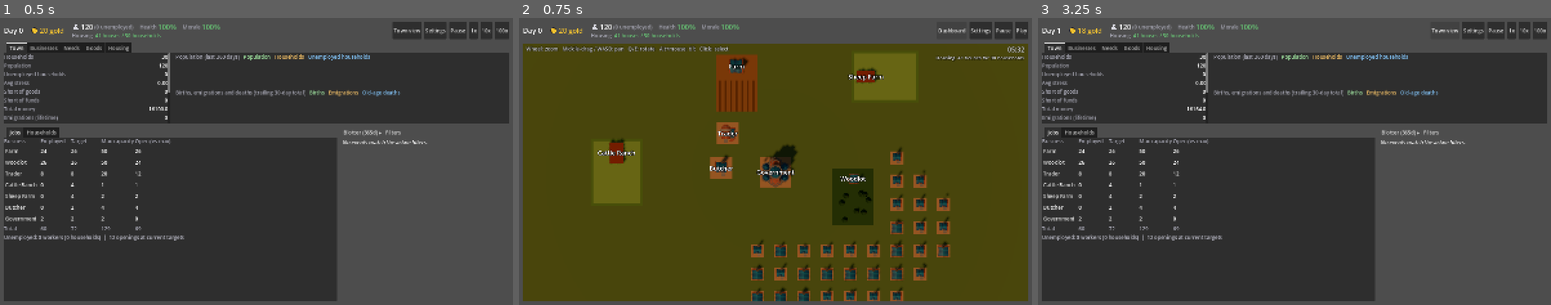
Above: before the commit, frames 1-3 (left to right).
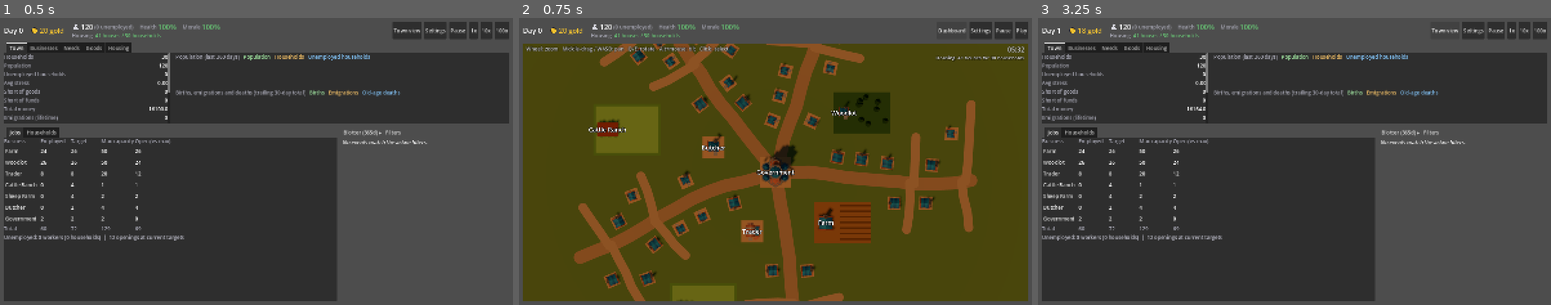
Above: after the commit, the same moments.

Repository: forsman5/sitka
Game: Godot game, scene res://scenes/sim/he_dashboard.tscn
Same seed, same stepped clock (60 frames per second), same inputs: the game is played once before the commit and once after it. This scene is started directly instead of the project's main scene.
Inputs:
- Up to frame 1 (0.5 s): no input
- Up to frame 2 (0.75 s): click "Town view" at 0.5 s
- Up to frame 3 (3.25 s): click "Play" at 1.25 s; click "Play" at 2 s; click "Dashboard" at 2.75 s

Frame 1 is identical in both runs. In frame 2, 28% of the frame differs, in the area x 10-90%, y 8-99%; in frame 3, nothing differs.

Commit message:
Town view: road network and road-frontage house placement
Spokes from the civic anchor plus lanes, drawn as ribbons. Houses take
lots along the road frontage, nearest the civic anchor first, rotated to
face the road. Footprint checks are now oriented rects (SAT), so any yaw
works. Roads only grow: when no lot is left, new lanes are added that
avoid existing sites. Businesses keep their zone candidates but clear
the roads.

Co-Authored-By: Claude Sonnet 5.5 <noreply@anthropic.com>

Diff:
--- a/scripts/sim/household_economy/he_town_layout.gd
+++ b/scripts/sim/household_economy/he_town_layout.gd
@@ -9,8 +9,9 @@
 ## on the civic anchor (0, 0), bounded by +/-HALF_EXTENT. A consumer maps
 ## (x, y) to its own ground (x, height(x, y), y) with whatever transform and
 ## terrain sampling it needs; `footprint` is the unrotated size in the same
-## units and `rotation` a yaw in radians (always a multiple of PI/2, so a
-## footprint is an axis-aligned rect, see site_rect()).
+## units and `rotation` a yaw in radians. Businesses sit at multiples of
+## PI/2; houses face the lane they front and take any yaw. site_rect() is the
+## axis-aligned bounds of the rotated footprint, site_contains() the exact test.
 ##
 ## Rules:
 ## - The starting layout is a pure function of the scenario key, settlement id
@@ -23,11 +24,19 @@
 ##   first candidate that clears every existing footprint by SITE_SPACING, so
 ##   later additions never rearrange earlier ones.
 ## - Site 0 is the civic anchor, reserved for the government.
+## - Roads are data too: a seeded graph (spokes from the civic anchor, lanes
+##   branching off them) built at construction. It only ever grows: when no
+##   house lot is left, new lanes are added (seeded, never through an existing
+##   site), and no road is moved or removed. Businesses keep to their zone
+##   candidates but must clear the roads; houses take lots along the road
+##   frontage, nearest the civic anchor first, facing the road. Roads store no
+##   occupancy; a house site records its `road_id`.
 ## - Occupants come in two kinds with separate id spaces: a business
 ##   (`business_id`, from get_business_reports) or a house (`dwelling_id`, from
 ##   get_dwelling_reports). A site holds at most one; key an occupant by
 ##   (type_key, id). Houses never fail, so a house site is never vacated or
-##   reused, and houses are allocated only in the residential zone.
+##   reused, and houses are allocated only in the residential zone (road
+##   frontage).
 
 const CIVIC_SITE_ID := 0
 const NO_BUSINESS := -1
@@ -54,10 +63,50 @@
 	ZONE_TOWN: {"footprint": Vector2(10.0, 10.0), "radius": Vector2(13.0, 26.0)},
 	ZONE_FIELD: {"footprint": Vector2(22.0, 16.0), "radius": Vector2(28.0, 48.0)},
 	ZONE_PASTURE: {"footprint": Vector2(26.0, 20.0), "radius": Vector2(46.0, 66.0)},
-	# A lattice (`pitch` apart, so houses sit SITE_SPACING from each other) over
-	# the annulus `radius`, filled outward from a seeded `heart_radius` point.
-	ZONE_HOUSING: {"footprint": Vector2(6.0, 6.0), "radius": Vector2(30.0, 74.0), "pitch": 9.0, "heart_radius": 46.0},
+	# Lots along the road frontage (see _make_housing_candidates); no radius band.
+	ZONE_HOUSING: {"footprint": Vector2(6.0, 6.0)},
 }
+
+## Road network. Spokes leave the civic anchor at seeded angles; lanes branch
+## off each spoke at the arc distances in LANE_JUNCTIONS (`sides`: which sides
+## of the spoke get a lane; `alternate`: one side, flipping per spoke).
+const ROAD_SPOKE_COUNT := 5
+const ROAD_SPOKE_START := 6.0
+const ROAD_STEP := 7.0
+const ROAD_MAX_POINTS := 14
+const MAIN_ROAD_WIDTH := 5.0
+const LANE_WIDTH := 3.5
+const LANE_STEP := 6.0
+const LANE_JUNCTIONS := [
+	{"at": 26.0, "sides": [1, -1], "length": 30.0},
+	{"at": 46.0, "sides": [1, -1], "length": 30.0},
+	{"at": 66.0, "sides": [1, -1], "length": 30.0},
+]
+## A lane is cut to half the chord between neighbouring spokes at its junction,
+## less this, so lanes from adjacent spokes never run into each other.
+const LANE_SPOKE_GAP := 9.0
+## Shorter lanes are skipped: a stub too short to front a house just reads as a nub.
+const LANE_MIN_LENGTH := 12.0
+## Roads stay this far inside the town square.
+const ROAD_EDGE_MARGIN := 4.0
+## Clear gap a business keeps from a road ribbon; houses front it directly.
+const BUSINESS_ROAD_CLEARANCE := 1.5
+const HOUSE_SETBACK := 1.0
+## Spacing of candidate lots along a road. Finer than a house plus SITE_SPACING
+## on purpose: first-fit then slides past a blocked lot and packs the frontage.
+const HOUSE_LOT_PITCH := 5.0
+## Houses stay out of the civic plaza and its immediate surroundings.
+const HOUSE_MIN_RADIUS := 20.0
+## Growth: lanes added per step when house lots run out, tries per step, and
+## steps tried for one house before it is reported unplaced.
+const GROWTH_LANES_PER_STEP := 3
+const GROWTH_ATTEMPTS := 40
+const GROWTH_STEPS_PER_HOUSE := 4
+const GROWTH_LANE_LENGTH := Vector2(16.0, 26.0)
+## A new lane keeps this far from any existing site.
+const GROWTH_SITE_CLEARANCE := 1.0
+## Chance a growth lane continues its parent past the end instead of branching.
+const GROWTH_EXTEND_CHANCE := 0.3
 ## Where a zone's allocation spills when its own candidates run out.
 const FALLBACK_ORDER := {
 	ZONE_TOWN: [ZONE_TOWN, ZONE_FIELD, ZONE_PASTURE],
@@ -81,6 +130,10 @@
 var settlement_id: int = -1
 
 var _sites: Array[Dictionary] = []
+var _roads: Array[Dictionary] = [] # {"road_id", "class", "width", "points": PackedVector2Array, "parent"}
+var _road_segments: Array[Dictionary] = [] # {"center", "half", "rotation", "road_id"}: oriented ribbon rects
+var _seed_text: String = ""
+var _growth_steps: int = 0
 var _candidates: Dictionary = {} # zone -> Array of {"position": Vector2, "rotation": float}
 var _unplaced: Array[int] = []
 var _unplaced_dwellings: Array[int] = []
@@ -98,7 +151,10 @@
 	var seed_text := "%s|%d|%s" % [scenario_key, settlement_id, ",".join(starting_ids.map(str))]
 	for zone in [ZONE_TOWN, ZONE_FIELD, ZONE_PASTURE]:
 		_candidates[zone] = _make_candidates(zone, seed_text)
-	_candidates[ZONE_HOUSING] = _make_housing_candidates(seed_text)
+	_seed_text = seed_text
+	_roads = _make_roads(seed_text)
+	_road_segments = _segments_of(_roads)
+	_candidates[ZONE_HOUSING] = _make_housing_candidates(seed_text, _roads)
 	_sites.append({
 		"site_id": CIVIC_SITE_ID,
 		"settlement_id": settlement_id,
@@ -106,6 +162,7 @@
 		"rotation": 0.0,
 		"footprint": ZONE_SPECS[ZONE_CIVIC]["footprint"],
 		"zone": ZONE_CIVIC,
+		"road_id": -1,
 		"business_id": NO_BUSINESS,
 		"dwelling_id": NO_BUSINESS,
 		"type_key": "",
@@ -188,6 +245,10 @@
 	_unplaced_dwellings.clear()
 	for dwelling_id in new_houses:
 		var site_index := _allocate_from([ZONE_HOUSING])
+		var growth := 0
+		while site_index == -1 and growth < GROWTH_STEPS_PER_HOUSE and _grow_roads():
+			growth += 1
+			site_index = _allocate_from([ZONE_HOUSING])
 		if site_index == -1:
 			_unplaced_dwellings.append(dwelling_id)
 			continue
@@ -235,9 +296,25 @@
 			return site.duplicate()
 	return {}
 
-## Footprint rect in town coordinates, with the 90 degree rotation applied.
+## Axis-aligned bounds of the site's rotated footprint, in town coordinates.
 func site_rect(site: Dictionary) -> Rect2:
 	return _rect_for(site["position"], site["footprint"], site["rotation"])
+
+## Whether `point` lies inside the site's rotated footprint.
+func site_contains(site: Dictionary, point: Vector2) -> bool:
+	var local: Vector2 = (point - site["position"]).rotated(-float(site["rotation"]))
+	var half: Vector2 = (site["footprint"] as Vector2) * 0.5
+	return absf(local.x) <= half.x and absf(local.y) <= half.y
+
+func road_count() -> int:
+	return _roads.size()
+
+## The road network: {road_id, class ("main"/"lane"), width, points, parent}.
+func get_roads() -> Array[Dictionary]:
+	var out: Array[Dictionary] = []
+	for road in _roads:
+		out.append(road.duplicate())
+	return out
 
 # ---------------------------------------------------------------------------
 
@@ -260,9 +337,9 @@
 func _allocate_from(zones: Array) -> int:
 	for candidate_zone in zones:
 		var footprint: Vector2 = ZONE_SPECS[candidate_zone]["footprint"]
+		var clearance := 0.0 if candidate_zone == ZONE_HOUSING else BUSINESS_ROAD_CLEARANCE
 		for candidate in _candidates[candidate_zone]:
-			var rect := _rect_for(candidate["position"], footprint, candidate["rotation"])
-			if not _fits(rect):
+			if not _fits(candidate["position"], footprint, candidate["rotation"], clearance):
 				continue
 			_sites.append({
 				"site_id": _sites.size(),
@@ -271,6 +348,7 @@
 				"rotation": candidate["rotation"],
 				"footprint": footprint,
 				"zone": candidate_zone,
+				"road_id": int(candidate.get("road_id", -1)),
 				"business_id": NO_BUSINESS,
 				"dwelling_id": NO_BUSINESS,
 				"type_key": "",
@@ -280,41 +358,223 @@
 			return _sites.size() - 1
 	return -1
 
-func _fits(rect: Rect2) -> bool:
+## Whether a footprint at `center` yawed by `rotation` is inside the town,
+## SITE_SPACING clear of every site and `road_clearance` clear of every road.
+func _fits(center: Vector2, footprint: Vector2, rotation: float, road_clearance: float) -> bool:
 	var limit := Rect2(Vector2.ONE * -HALF_EXTENT, Vector2.ONE * HALF_EXTENT * 2.0)
-	if not limit.encloses(rect):
+	if not limit.encloses(_rect_for(center, footprint, rotation)):
 		return false
-	var padded := rect.grow(SITE_SPACING)
-	for site in _sites:
-		if padded.intersects(site_rect(site)):
+	var half := footprint * 0.5
+	var spaced := half + Vector2.ONE * SITE_SPACING
+	for site in _sites:
+		if _obb_overlap(center, spaced, rotation, site["position"], (site["footprint"] as Vector2) * 0.5, site["rotation"]):
+			return false
+	var cleared := half + Vector2.ONE * road_clearance
+	for segment in _road_segments:
+		if _obb_overlap(center, cleared, rotation, segment["center"], segment["half"], segment["rotation"]):
 			return false
 	return true
 
+## Axis-aligned bounds of a footprint rotated by `rotation`.
 static func _rect_for(center: Vector2, footprint: Vector2, rotation: float) -> Rect2:
-	var quarter_turns := int(round(rotation / (PI * 0.5)))
-	var size := footprint
-	if quarter_turns % 2 != 0:
-		size = Vector2(footprint.y, footprint.x)
-	return Rect2(center - size * 0.5, size)
-
-## Residential lattice candidates, nearest the seeded heart first.
-static func _make_housing_candidates(seed_text: String) -> Array:
-	var spec: Dictionary = ZONE_SPECS[ZONE_HOUSING]
-	var band: Vector2 = spec["radius"]
-	var pitch: float = spec["pitch"]
+	var half := footprint * 0.5
+	var c := absf(cos(rotation))
+	var s := absf(sin(rotation))
+	var extent := Vector2(c * half.x + s * half.y, s * half.x + c * half.y)
+	return Rect2(center - extent, extent * 2.0)
+
+## Separating-axis test for two oriented rects given as centre, half extents
+## and yaw. Touching edges do not overlap.
+static func _obb_overlap(c1: Vector2, h1: Vector2, r1: float, c2: Vector2, h2: Vector2, r2: float) -> bool:
+	var u1 := Vector2.from_angle(r1)
+	var v1 := Vector2(-u1.y, u1.x)
+	var u2 := Vector2.from_angle(r2)
+	var v2 := Vector2(-u2.y, u2.x)
+	var delta := c2 - c1
+	for axis in [u1, v1, u2, v2]:
+		var reach: float = h1.x * absf(u1.dot(axis)) + h1.y * absf(v1.dot(axis)) \
+			+ h2.x * absf(u2.dot(axis)) + h2.y * absf(v2.dot(axis))
+		if absf(delta.dot(axis)) >= reach:
+			return false
+	return true
+
+# --- Roads ------------------------------------------------------------------
+
+## Spokes from the civic anchor with lanes branching off. A pure function of
+## the seed text; roads are never edited after this.
+static func _make_roads(seed_text: String) -> Array[Dictionary]:
+	var rng := RandomNumberGenerator.new()
+	rng.seed = hash("%s|roads" % seed_text)
+	var roads: Array[Dictionary] = []
+	var base_angle := rng.randf() * TAU
+	for k in ROAD_SPOKE_COUNT:
+		var angle := base_angle + float(k) * TAU / float(ROAD_SPOKE_COUNT) + rng.randf_range(-0.35, 0.35)
+		roads.append({
+			"road_id": roads.size(),
+			"class": "main",
+			"width": MAIN_ROAD_WIDTH,
+			"points": _wander(Vector2.from_angle(angle) * ROAD_SPOKE_START, angle, ROAD_STEP, INF, 0.14, rng),
+			"parent": -1,
+		})
+	for k in ROAD_SPOKE_COUNT:
+		var spoke: Dictionary = roads[k]
+		for junction in LANE_JUNCTIONS:
+			var sides: Array = junction.get("sides", [])
+			if junction.get("alternate", false):
+				sides = [1 if k % 2 == 0 else -1]
+			for side in sides:
+				var sample := _polyline_sample(spoke["points"], float(junction["at"]) + rng.randf_range(-2.0, 2.0))
+				var heading := (sample[1] as Vector2).angle() + float(side) * PI * 0.5 + rng.randf_range(-0.25, 0.25)
+				var chord := 2.0 * float(junction["at"]) * sin(PI / float(ROAD_SPOKE_COUNT))
+				var length := minf(float(junction["length"]), chord * 0.5 - LANE_SPOKE_GAP)
+				if length < LANE_MIN_LENGTH:
+					continue
+				var points := _wander(sample[0], heading, LANE_STEP, length, 0.15, rng)
+				if points.size() < 2:
+					continue
+				roads.append({
+					"road_id": roads.size(),
+					"class": "lane",
+					"width": LANE_WIDTH,
+					"points": points,
+					"parent": spoke["road_id"],
+				})
+	return roads
+
+## A gently wandering polyline from `start`, pulled back toward `heading`, up
+## to `length` along it (INF: until it nears the town edge or the point cap).
+static func _wander(start: Vector2, heading: float, step: float, length: float, wobble: float, rng: RandomNumberGenerator) -> PackedVector2Array:
+	var points := PackedVector2Array([start])
+	var current := heading
+	var position := start
+	var travelled := 0.0
+	var limit := HALF_EXTENT - ROAD_EDGE_MARGIN
+	while points.size() < ROAD_MAX_POINTS and travelled < length:
+		current = lerp_angle(current, heading, 0.3) + rng.randf_range(-wobble, wobble)
+		var advance := step if is_inf(length) else minf(step, length - travelled)
+		position += Vector2.from_angle(current) * advance
+		if absf(position.x) > limit or absf(position.y) > limit:
+			break
+		points.append(position)
+		travelled += advance
+	return points
+
+## [position, unit tangent] at arc distance `s` along `points` (clamped).
+static func _polyline_sample(points: PackedVector2Array, s: float) -> Array:
+	var remaining := maxf(s, 0.0)
+	for i in range(points.size() - 1):
+		var segment := points[i + 1] - points[i]
+		var length := segment.length()
+		if remaining <= length or i == points.size() - 2:
+			var t := clampf(remaining / maxf(length, 0.0001), 0.0, 1.0)
+			return [points[i] + segment * t, segment.normalized()]
+		remaining -= length
+	return [points[0], Vector2.RIGHT]
+
+static func _segments_of(roads: Array[Dictionary]) -> Array[Dictionary]:
+	var out: Array[Dictionary] = []
+	for road in roads:
+		var points: PackedVector2Array = road["points"]
+		for i in range(points.size() - 1):
+			var delta := points[i + 1] - points[i]
+			out.append({
+				"center": (points[i] + points[i + 1]) * 0.5,
+				"half": Vector2(delta.length() * 0.5, float(road["width"]) * 0.5),
+				"rotation": delta.angle(),
+				"road_id": road["road_id"],
+			})
+	return out
+
+## Adds up to GROWTH_LANES_PER_STEP lanes branching off random existing roads,
+## seeded by the growth step so a given history always grows the same town.
+## A lane may not cross another road or come near an existing site. Returns
+## whether any lane was added; its house lots join the candidate list.
+func _grow_roads() -> bool:
+	var rng := RandomNumberGenerator.new()
+	rng.seed = hash("%s|grow|%d" % [_seed_text, _growth_steps])
+	_growth_steps += 1
+	var added: Array[Dictionary] = []
+	var attempts := 0
+	while added.size() < GROWTH_LANES_PER_STEP and attempts < GROWTH_ATTEMPTS:
+		attempts += 1
+		var parent: Dictionary = _roads[rng.randi() % _roads.size()]
+		var parent_points: PackedVector2Array = parent["points"]
+		var total := 0.0
+		for i in range(parent_points.size() - 1):
+			total += parent_points[i].distance_to(parent_points[i + 1])
+		var extend := rng.randf() < GROWTH_EXTEND_CHANCE
+		var sample := _polyline_sample(parent_points, total if extend else rng.randf_range(total * 0.1, total))
+		var side := 1 if rng.randf() < 0.5 else -1
+		var turn := 0.0 if extend else float(side) * PI * 0.5
+		var heading := (sample[1] as Vector2).angle() + turn + rng.randf_range(-0.3, 0.3)
+		var length := rng.randf_range(GROWTH_LANE_LENGTH.x, GROWTH_LANE_LENGTH.y)
+		var points := _wander(sample[0], heading, LANE_STEP, length, 0.15, rng)
+		if points.size() < 3 or (sample[0] as Vector2).length() < HOUSE_MIN_RADIUS:
+			continue
+		var lane := {
+			"road_id": _roads.size() + added.size(),
+			"class": "lane",
+			"width": LANE_WIDTH,
+			"points": points,
+			"parent": parent["road_id"],
+		}
+		if _lane_is_clear(lane, added):
+			added.append(lane)
+	if added.is_empty():
+		return false
+	_roads.append_array(added)
+	_road_segments.append_array(_segments_of(added))
+	var lots := _make_housing_candidates("%s|grow%d" % [_seed_text, _growth_steps], added)
+	(_candidates[ZONE_HOUSING] as Array).append_array(lots)
+	return true
+
+## Whether `lane` stays clear of existing sites and of every road but its
+## parent (and the lanes already added this step).
+func _lane_is_clear(lane: Dictionary, added: Array[Dictionary]) -> bool:
+	var segments := _segments_of([lane] as Array[Dictionary])
+	for segment in segments:
+		var ribbon: Vector2 = segment["half"]
+		for site in _sites:
+			var reach: Vector2 = (site["footprint"] as Vector2) * 0.5 + Vector2.ONE * GROWTH_SITE_CLEARANCE
+			if _obb_overlap(segment["center"], ribbon, segment["rotation"], site["position"], reach, site["rotation"]):
+				return false
+		for other in _road_segments:
+			if other["road_id"] == lane["parent"]:
+				continue
+			if _obb_overlap(segment["center"], ribbon + Vector2.ONE * 2.0, segment["rotation"], other["center"], other["half"], other["rotation"]):
+				return false
+		for other_lane in added:
+			for other in _segments_of([other_lane] as Array[Dictionary]):
+				if _obb_overlap(segment["center"], ribbon + Vector2.ONE * 2.0, segment["rotation"], other["center"], other["half"], other["rotation"]):
+					return false
+	return true
+
+## House lots along both sides of every road, nearest the civic anchor first.
+## Each faces the road (local +Z toward it), with a little seeded setback,
+## slide and yaw jitter so the rows read as built, not stamped.
+static func _make_housing_candidates(seed_text: String, roads: Array[Dictionary]) -> Array:
+	var half: float = (ZONE_SPECS[ZONE_HOUSING]["footprint"] as Vector2).x * 0.5
 	var rng := RandomNumberGenerator.new()
 	rng.seed = hash("%s|%s" % [seed_text, ZONE_HOUSING])
-	var heart := Vector2.from_angle(rng.randf() * TAU) * float(spec["heart_radius"])
-	var offset := Vector2(snappedf(rng.randf() * pitch, COORD_SNAP), snappedf(rng.randf() * pitch, COORD_SNAP))
-	var steps := int(ceil(HALF_EXTENT / pitch)) + 1
 	var out: Array = []
-	for i in range(-steps, steps + 1):
-		for j in range(-steps, steps + 1):
-			var point := Vector2(i, j) * pitch + offset
-			var radius := point.length()
-			if radius < band.x or radius > band.y:
-				continue
-			out.append({"position": point, "rotation": 0.0, "order": point.distance_to(heart)})
+	for road in roads:
+		var points: PackedVector2Array = road["points"]
+		var total := 0.0
+		for i in range(points.size() - 1):
+			total += points[i].distance_to(points[i + 1])
+		var s := HOUSE_LOT_PITCH * 0.5
+		while s < total - half:
+			var sample := _polyline_sample(points, s)
+			var tangent: Vector2 = sample[1]
+			var left := Vector2(-tangent.y, tangent.x)
+			for side in [1, -1]:
+				var setback: float = float(road["width"]) * 0.5 + HOUSE_SETBACK + half + rng.randf_range(0.0, 1.2)
+				var center: Vector2 = sample[0] + left * float(side) * setback + tangent * rng.randf_range(-0.7, 0.7)
+				var rotation := tangent.angle() + (PI if side > 0 else 0.0) + rng.randf_range(-0.05, 0.05)
+				if center.length() < HOUSE_MIN_RADIUS:
+					continue
+				out.append({"position": center, "rotation": rotation, "road_id": road["road_id"], "order": center.length()})
+			s += HOUSE_LOT_PITCH
 	out.sort_custom(func(a: Dictionary, b: Dictionary) -> bool:
 		if a["order"] != b["order"]:
 			return a["order"] < b["order"]
--- a/scripts/sim/household_economy/he_town_view.gd
+++ b/scripts/sim/household_economy/he_town_view.gd
@@ -52,6 +52,8 @@
 const PASTURE_EDGE_COLOR := Color(0.36, 0.58, 0.25)
 const STAND_COLOR := Color(0.2, 0.38, 0.2)
 const PLAZA_COLOR := Color(0.7, 0.62, 0.46)
+const ROAD_COLOR := Color(0.62, 0.55, 0.42)
+const LANE_COLOR := Color(0.66, 0.6, 0.47)
 const VACANT_OVERLAY := Color(0.45, 0.45, 0.45, 0.55)
 const SELECTION_COLOR := Color(1.0, 0.9, 0.2, 0.45)
 
@@ -71,6 +73,9 @@
 var _viewport: SubViewport
 var _camera: Camera3D
 var _sites_root: Node3D
+var _roads_root: Node3D
+var _roads_for: HETownLayout
+var _roads_drawn := 0
 var _selection_marker: MeshInstance3D
 var _info_panel: PanelContainer
 var _info_title: Label
@@ -102,6 +107,7 @@
 		_reports[int(report["business_id"])] = report
 	if _sites_root == null:
 		return
+	_sync_roads(layout)
 	for site in layout.get_sites():
 		if not site["built"]:
 			continue
@@ -309,6 +315,51 @@
 # ---------------------------------------------------------------------------
 # Sites
 # ---------------------------------------------------------------------------
+
+## Roads are only ever added, so the view keeps what it drew and adds the new
+## ones (a different layout instance redraws all): a flat ribbon per segment
+## plus a disc at every joint to hide the wedge gaps.
+func _sync_roads(layout: HETownLayout) -> void:
+	if _roads_for == layout and _roads_root != null and layout.road_count() == _roads_drawn:
+		return
+	var roads := layout.get_roads()
+	if _roads_for != layout or _roads_root == null or roads.size() < _roads_drawn:
+		_roads_for = layout
+		_roads_drawn = 0
+		if _roads_root != null:
+			_roads_root.queue_free()
+		_roads_root = Node3D.new()
+		_roads_root.name = "Roads"
+		_viewport.add_child(_roads_root)
+	for index in range(_roads_drawn, roads.size()):
+		_draw_road(roads[index])
+	_roads_drawn = roads.size()
+
+func _draw_road(road: Dictionary) -> void:
+	var width: float = road["width"]
+	var color := ROAD_COLOR if road["class"] == "main" else LANE_COLOR
+	var points: PackedVector2Array = road["points"]
+	for i in range(points.size() - 1):
+		var delta := points[i + 1] - points[i]
+		var ribbon := MeshInstance3D.new()
+		var mesh := BoxMesh.new()
+		mesh.size = Vector3(delta.length(), 0.1, width)
+		ribbon.mesh = mesh
+		ribbon.material_override = _flat_material(color)
+		var middle := (points[i] + points[i + 1]) * 0.5
+		ribbon.position = Vector3(middle.x, 0.03, middle.y)
+		ribbon.rotation.y = -delta.angle()
+		_roads_root.add_child(ribbon)
+	for point in points:
+		var disc := MeshInstance3D.new()
+		var cylinder := CylinderMesh.new()
+		cylinder.top_radius = width * 0.5
+		cylinder.bottom_radius = width * 0.5
+		cylinder.height = 0.1
+		disc.mesh = cylinder
+		disc.material_override = _flat_material(color)
+		disc.position = Vector3(point.x, 0.03, point.y)
+		_roads_root.add_child(disc)
 
 func _sync_site(site: Dictionary) -> void:
 	var site_id: int = site["site_id"]
@@ -472,7 +523,7 @@
 	if _layout == null:
 		return -1
 	for site in _layout.get_sites():
-		if site["built"] and _layout.site_rect(site).has_point(point):
+		if site["built"] and _layout.site_contains(site, point):
 			return site["site_id"]
 	return -1
 
@@ -486,9 +537,11 @@
 	_info_panel.visible = not site.is_empty()
 	if site.is_empty():
 		return
-	var rect := _layout.site_rect(site)
-	(_selection_marker.mesh as BoxMesh).size = Vector3(rect.size.x + 1.0, 0.15, rect.size.y + 1.0)
-	_selection_marker.position = Vector3(rect.get_center().x, 0.2, rect.get_center().y)
+	var footprint: Vector2 = site["footprint"]
+	var center: Vector2 = site["position"]
+	(_selection_marker.mesh as BoxMesh).size = Vector3(footprint.x + 1.0, 0.15, footprint.y + 1.0)
+	_selection_marker.position = Vector3(center.x, 0.2, center.y)
+	_selection_marker.rotation.y = -float(site["rotation"])
 	if site["dwelling_id"] != HETownLayout.NO_BUSINESS:
 		_details_button.visible = false
 		_info_title.text = str(site["label"])
Not shown, changed: docs/household-housing.md
